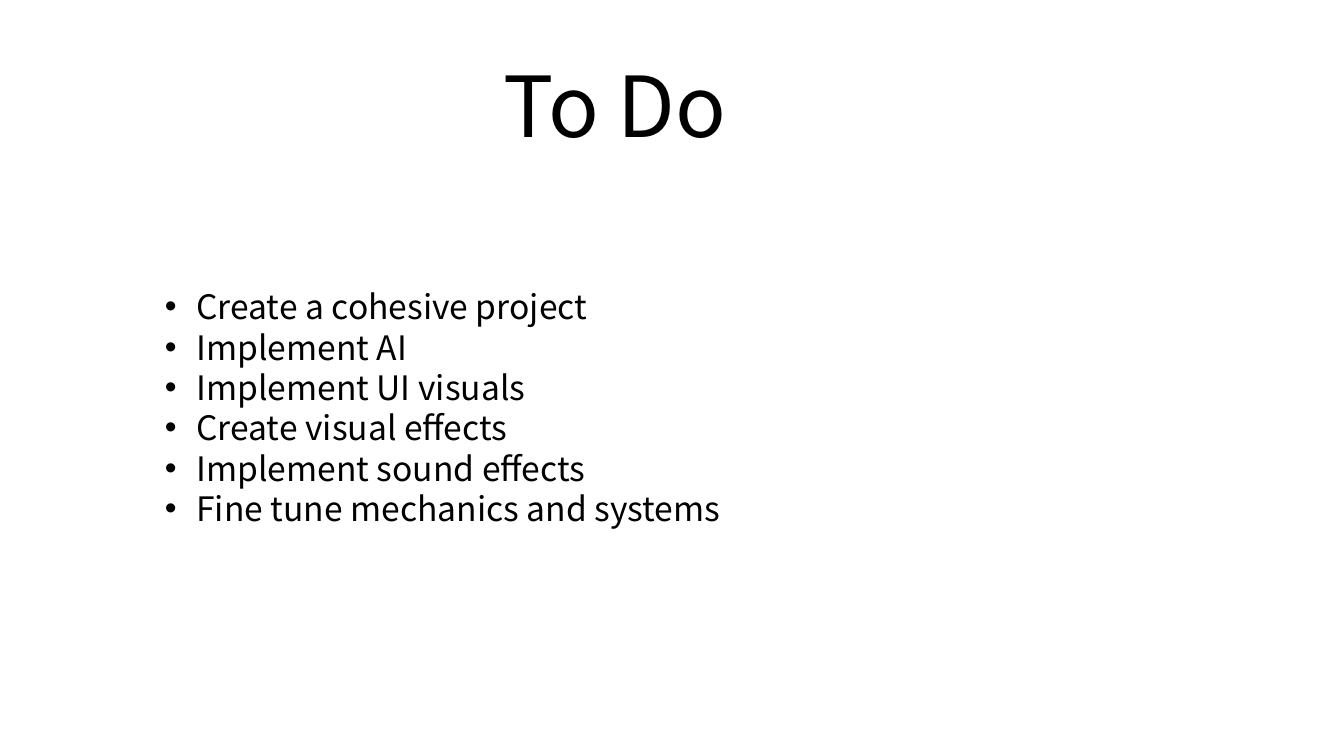
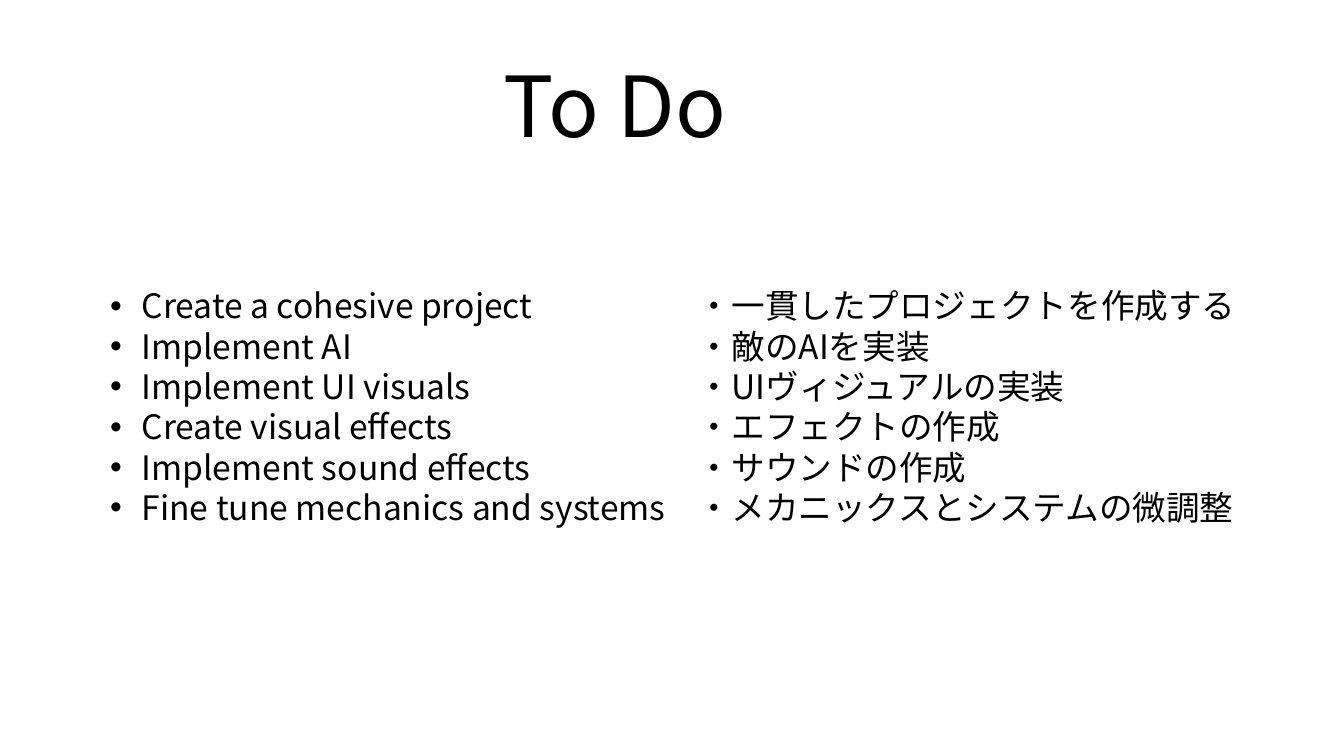
Before and after one commit to s3603079/Gladiator-Game, a slide deck: slide 5 of IGCC_TeamD.pptx. Drawn at 1344x756 pixels with LibreOffice and Linux fonts; fonts in the diff are those of the drawing. Boxes give left, top, right and bottom in pixels: in the first picture for what was removed or moved away, otherwise in the second. Text is boxed around its words. In the diff, an @@ line names an element or a change of style, - is before the commit and + after.

```diff
--- a/IGCC_TeamD.pptx
+++ b/IGCC_TeamD.pptx
@@ text "Create a cohesive project": place and size @@
-text "Create a cohesive project" at box(196, 292, 720, 529)
+text "Create a cohesive project" at box(142, 291, 666, 528)
@@ text added at box(698, 289, 1236, 523), 24 pt, text #000000 @@
+・一貫したプロジェクトを作成する
+・敵のAIを実装
+・UIヴィジュアルの実装
+・エフェクトの作成
+・サウンドの作成
+・メカニックスとシステムの微調整
```
Also in this commit, not shown: 1 other slide changed.
